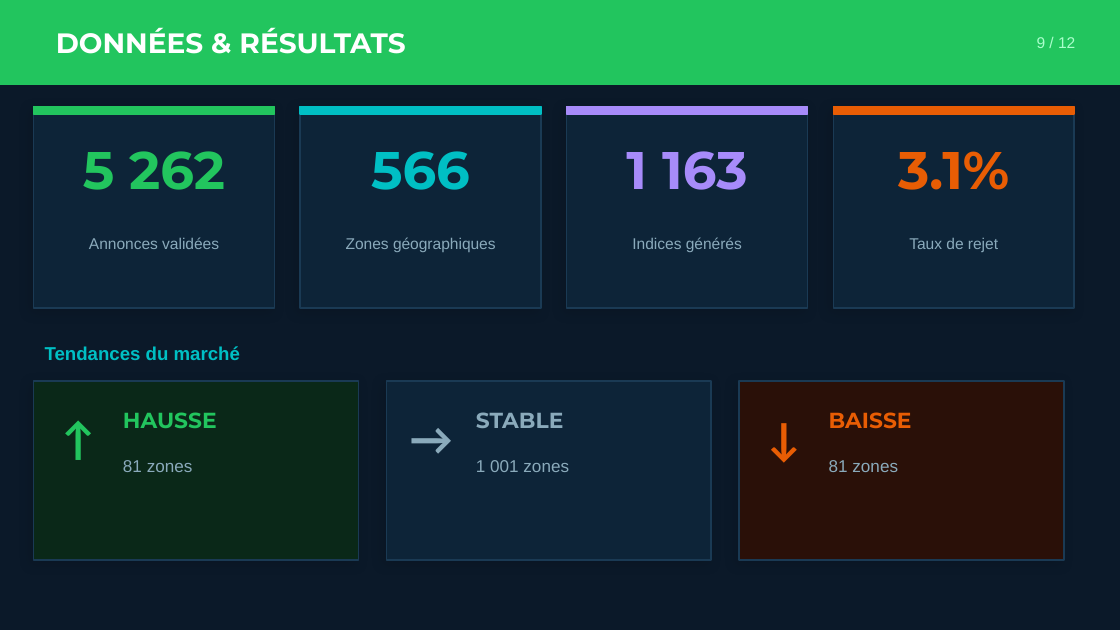
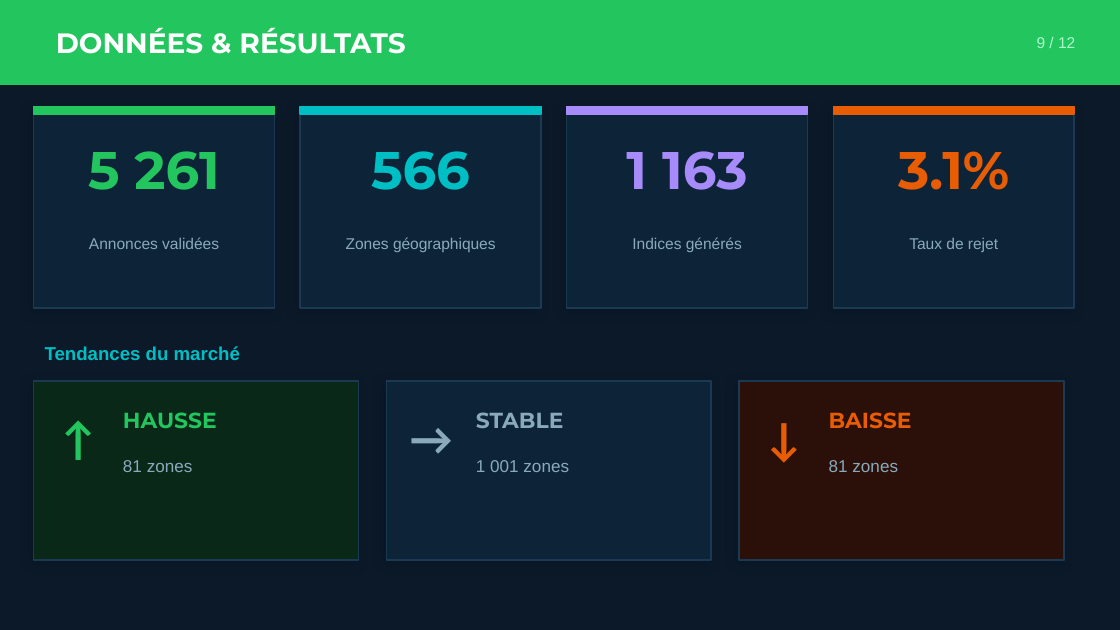
Before and after one commit to yannick-maya/V2_Projet_ID_Immobilier-pipeline, a slide deck: slide 9 of Documents/final _id_immobilier_presentation.pptx. Drawn at 1120x630 pixels with LibreOffice and Linux fonts; fonts in the diff are those of the drawing. Boxes give left, top, right and bottom in pixels: in the first picture for what was removed or moved away, otherwise in the second. Text is boxed around its words. In the diff, an @@ line names an element or a change of style, - is before the commit and + after.

Commit message:
test presentation

```diff
--- a/Documents/final _id_immobilier_presentation.pptx
+++ b/Documents/final _id_immobilier_presentation.pptx
@@ text at <box>88,151,219,190</box>: text changed @@
-5 262
+5 261
```
Also in this commit, not shown: 4 other files.
